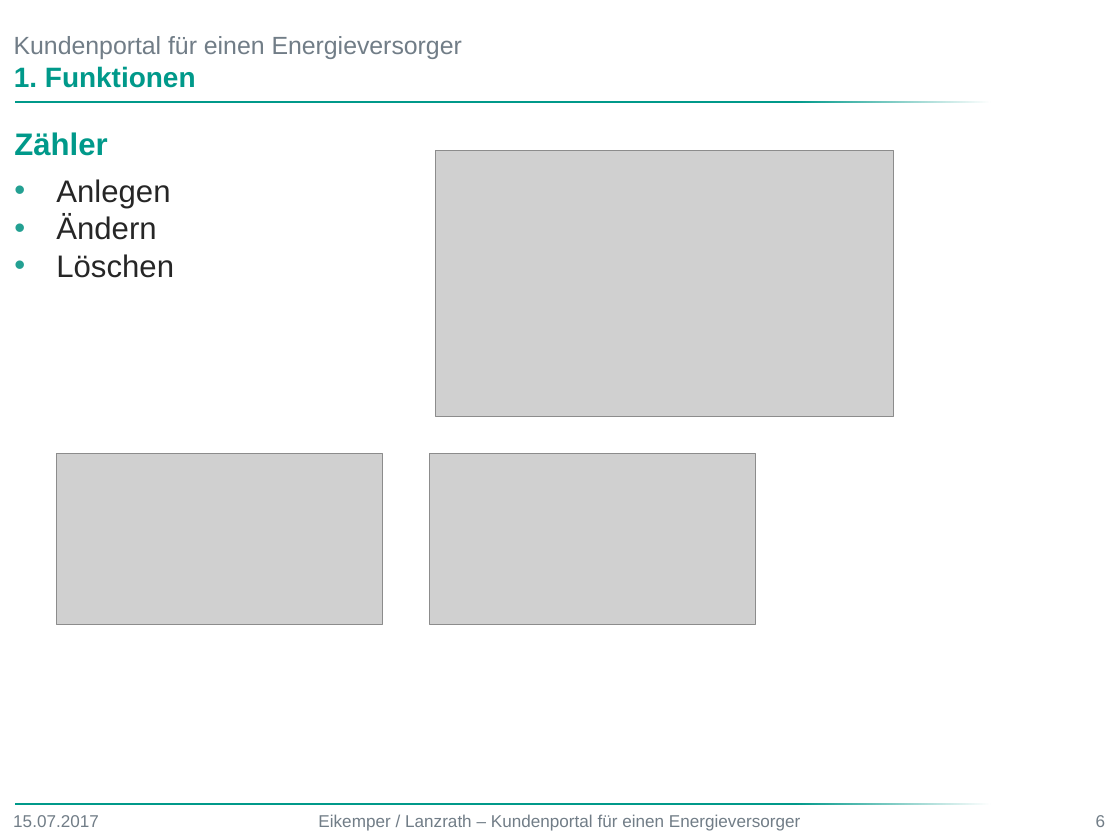
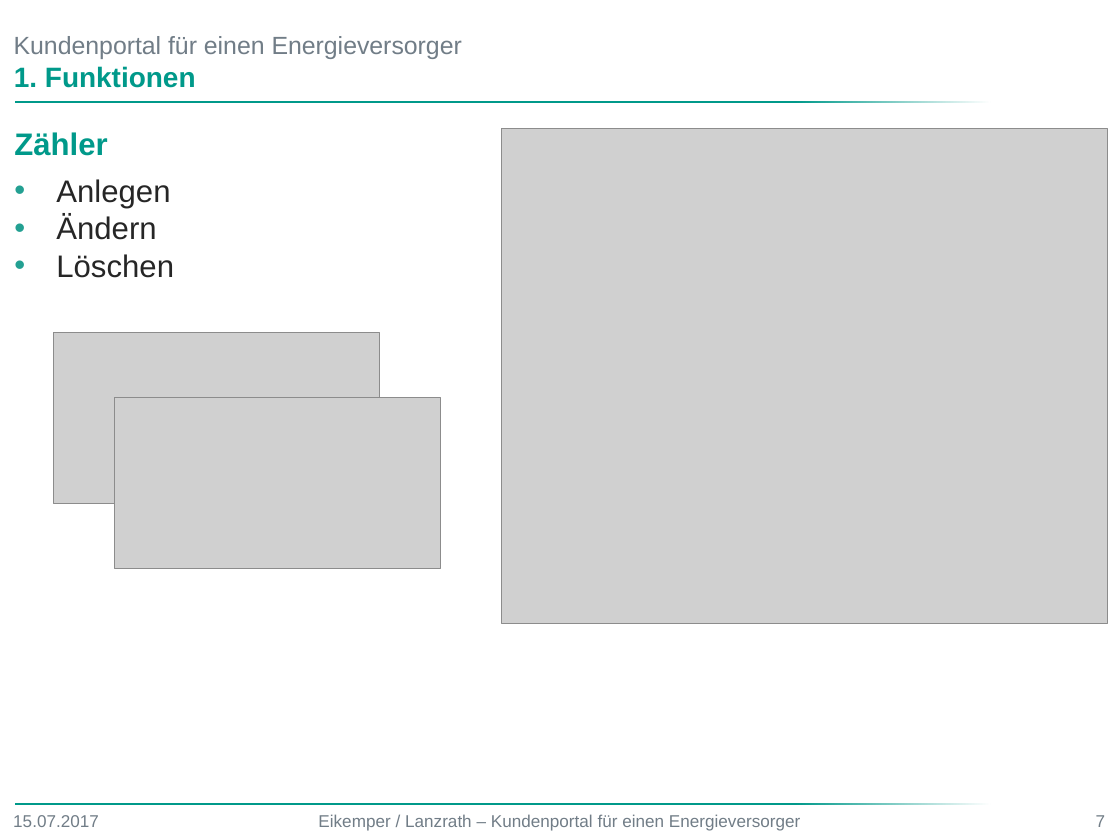
Before and after one commit to DerMagsTa/Kundenportal, a slide deck: slide 7 of Präsentation Web Programmierung.pptx (slide 6 before the commit). Drawn at 1120x840 pixels with LibreOffice and Linux fonts; fonts in the diff are those of the drawing; grey boxes stand for pictures; background and template pictures are left out. Boxes give left, top, right and bottom in pixels: in the first picture for what was removed or moved away, otherwise in the second. Text is boxed around its words. In the diff, an @@ line names an element or a change of style, - is before the commit and + after.

```diff
--- a/Präsentation Web Programmierung.pptx
+++ b/Präsentation Web Programmierung.pptx
@@ picture added at bbox=[501, 129, 1107, 623] @@
@@ picture removed at bbox=[436, 150, 894, 417] @@
@@ picture: place and size @@
-picture at bbox=[56, 454, 382, 625]
+picture at bbox=[54, 333, 380, 504]
@@ picture: place and size @@
-picture at bbox=[429, 454, 755, 625]
+picture at bbox=[114, 398, 440, 569]
@@ page number at bbox=[1096, 815, 1106, 827]: text changed @@
-6
+7
```
Also in this commit, not shown: 7 other slides changed, 2 slides added.
